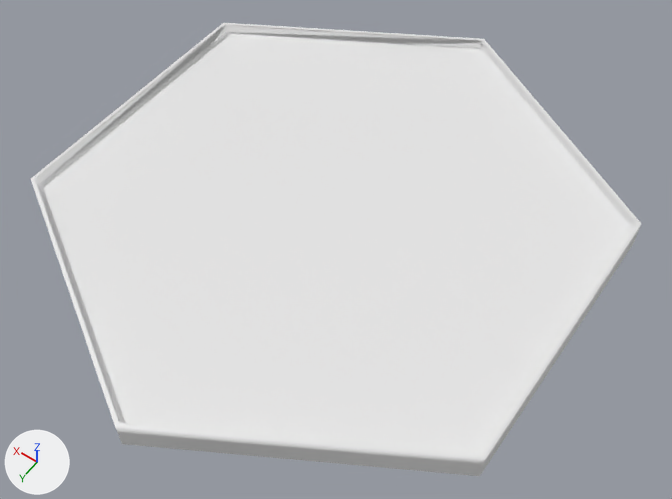
Two versions of the glTF model assets/blueprints/lillypad.glb, one commit apart.
Camera for both pictures: a camera (50 mm lens) standing at (-8.177, -2.386, 3.366) and looking at (-7.074, -3.93, 0.939). The lights are fixed; the arrows at lower left show +X, +Y and +Z. The first picture is the older version. Where no turn or scale is listed for an object, it has been applied to the vertices.

In view in the first picture: 'lillypad'.
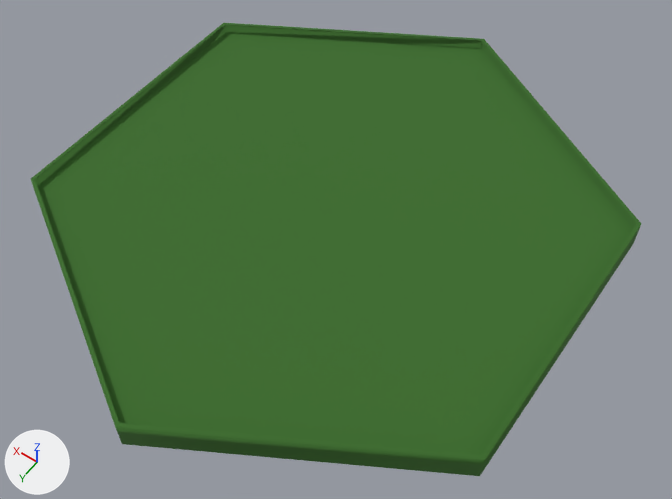
The change, as a diff of the scene's bpy script:
```diff
--- a/assets/blueprints/lillypad.glb.py
+++ b/assets/blueprints/lillypad.glb.py
@@ img_lillypad_texture @@
+img_lillypad_texture = load_image('lillypad_texture', '_unpacked/lillypad_texture', 64, 64, 'sRGB')
@@ mat_lillypad_material @@
+mat_lillypad_material = principled_material('lillypad_material')
+mat_lillypad_material.texture = img_lillypad_texture
+mat_lillypad_material.roughness = 1.0
@@ me_cylinder_001 @@
 me_cylinder_001.from_pydata(...)  # 30 vertices, 52 faces; spans x -0.87..0.87, y -1.0..1.0, z -0.04..0.07
+me_cylinder_001.materials.append(mat_lillypad_material)  # picture img_lillypad_texture
```

Changed parts and their boxes [x1, y1, x2, y2] in the pictures (672 x 499 px):
'lillypad', recoloured (white to green)
    both: [31, 23, 641, 476]
